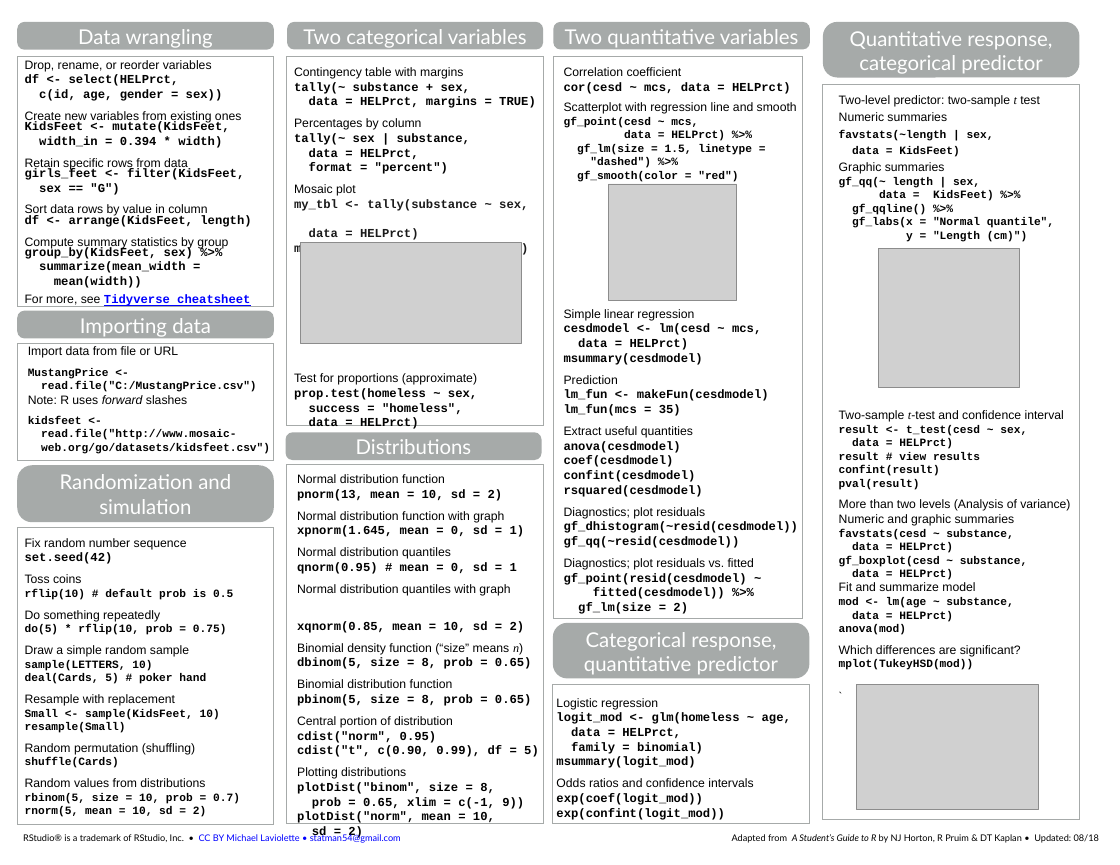
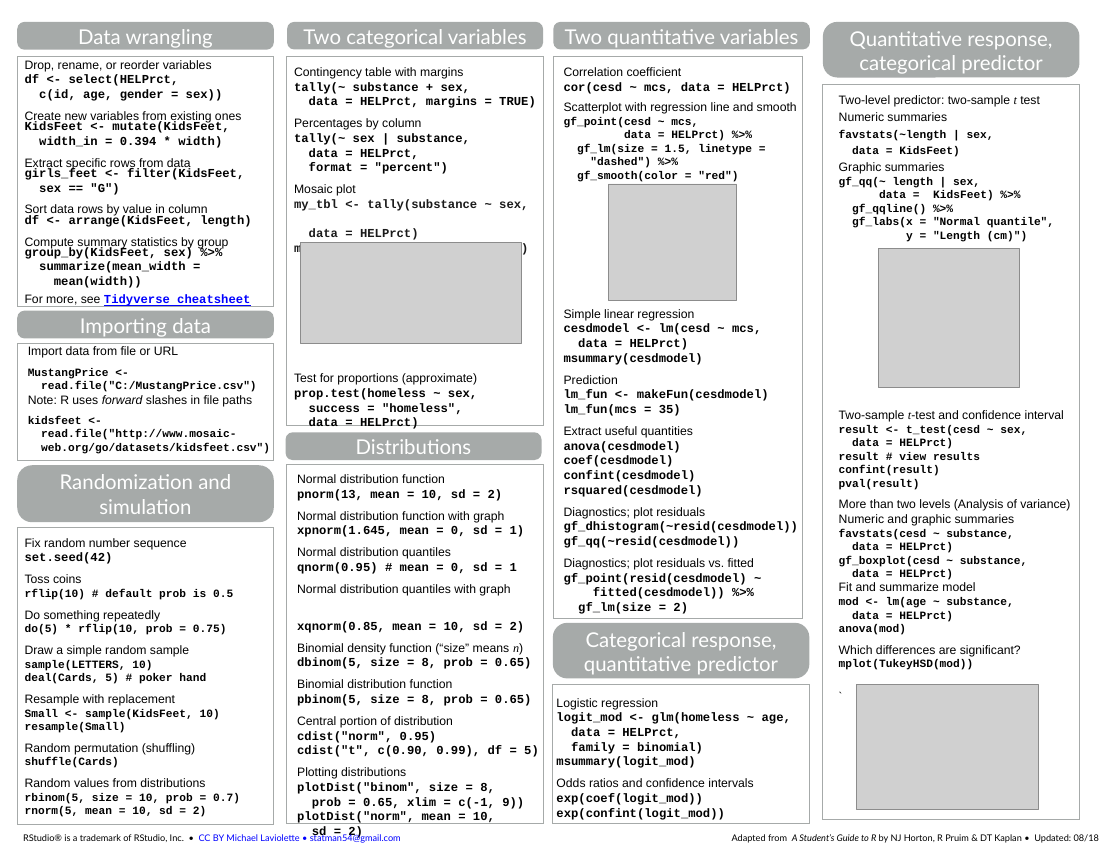
Before and after one commit to mlaviolet/Mosaic-cheatsheets, a slide deck: slide 2 of mosaic-cheatsheet-gf.pptx. Drawn at 1120x865 pixels with LibreOffice and Linux fonts; fonts in the diff are those of the drawing; grey boxes stand for pictures. Boxes give left, top, right and bottom in pixels: in the first picture for what was removed or moved away, otherwise in the second. Text is boxed around its words. In the diff, an @@ line names an element or a change of style, - is before the commit and + after.

```diff
--- a/mosaic-cheatsheet-gf.pptx
+++ b/mosaic-cheatsheet-gf.pptx
@@ text in rectangle at (x1=25, y1=158, x2=191, y2=170): text changed @@
-Retain specific rows from data
+Extract specific rows from data
@@ text in rectangle at (x1=28, y1=395, x2=252, y2=407): text changed @@
-Note: R uses forward slashes
+Note: R uses forward slashes in file paths
```
Also in this commit, not shown: 1 other file.
